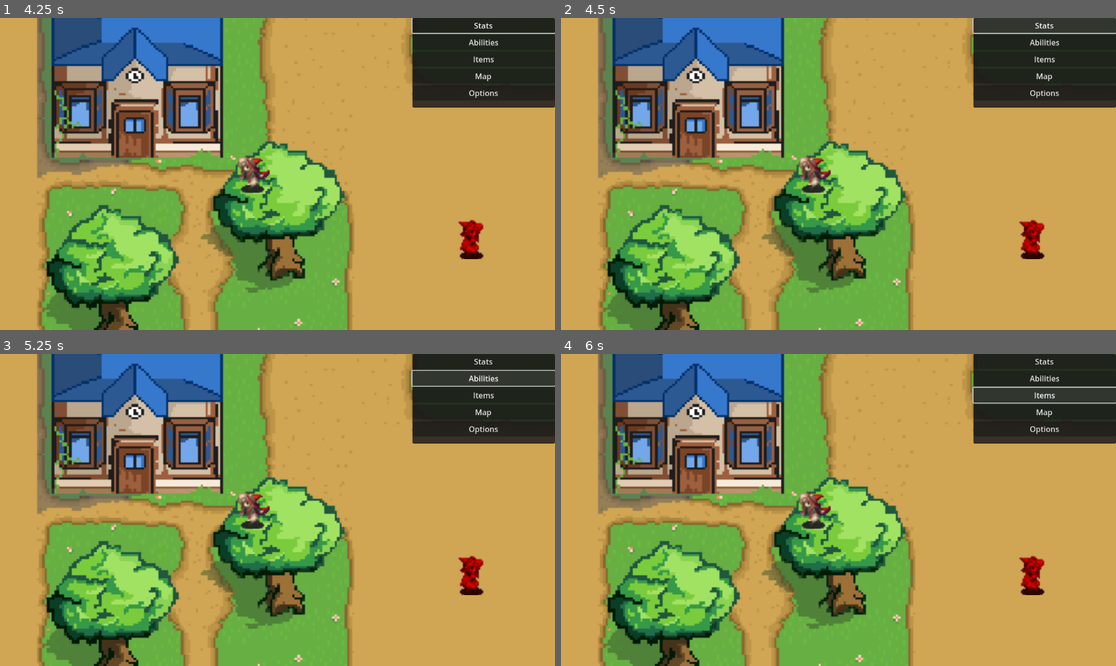
Above: before the commit, frames 1-4 (two rows, left to right).
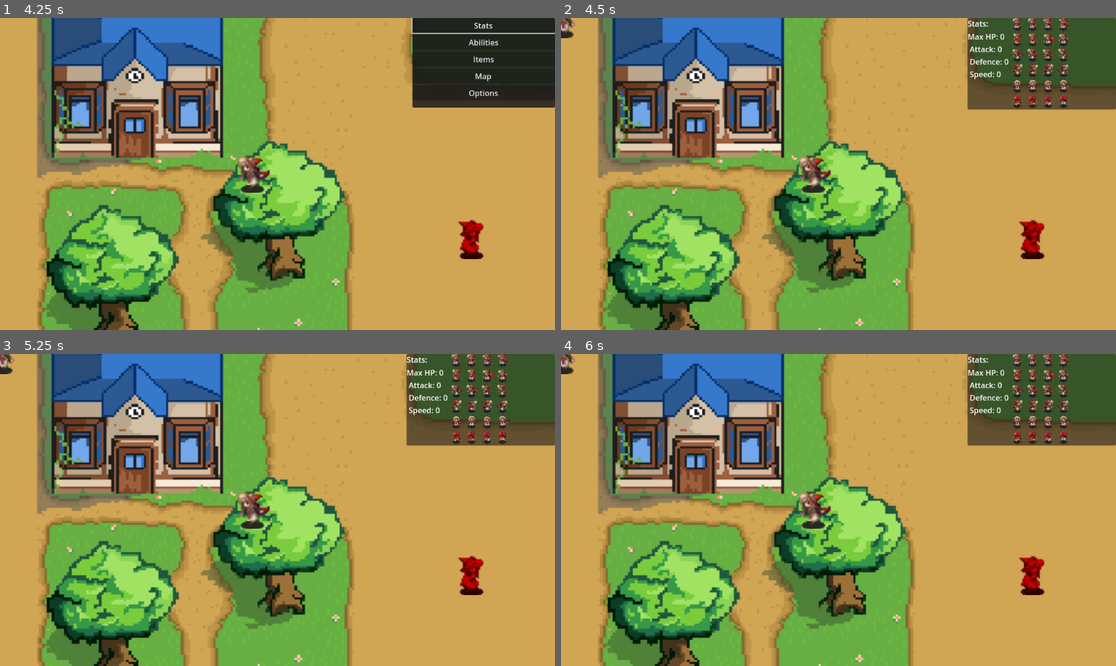
Above: after the commit, the same moments.

Repository: DrewCoding/179-Final-Project
Game: Godot game, scene res://Scenes/new_map_test.tscn
The game is run twice, just before and just after one commit, with the same random seed, the same clock (stepped at 60 frames per second) and the same inputs.
Inputs (mouse positions are in pixels of both pictures, inside the frame that each line leads up to):
- Up to frame 1 (4.25 s): hold D (right) 0.53-1.28 s; hold S (down) 1.28-2.03 s; hold D (right) 2.03-2.78 s; hold W (up) 2.78-3.53 s; hold A (left) from 3.53 s (still down); tap Shift (menu) at 4.15 s
- Up to frame 2 (4.5 s): release A (left) at 4.25 s; click "Stats" at 4.25 s
- Up to frame 3 (5.25 s): click (482, 378) at 5 s, where only the run before the commit has a clickable "Abilities"
- Up to frame 4 (6 s): click (1043, 394) at 5.75 s, where only the run before the commit has a clickable "Items"

Frame 1 is identical in both runs. In frame 2, 7.7% of the frame differs, in the area x 0-100%, y 0-30%; in frame 3, 7.8%; in frame 4, 7.8%.

Commit message:
Added Stats SubMenu
Completed Stats Submenu. Still need to add design to it, also need to fix the sprite appearance on the menu, currently it just shows all textures.

Diff:
--- a/aggiemon/Scenes/new_map_test.tscn
+++ b/aggiemon/Scenes/new_map_test.tscn
@@ -8,6 +8,7 @@
 [ext_resource type="Script" uid="uid://ckj0jl80tnfsq" path="res://Scripts/player_camera.gd" id="4_xqlrx"]
 [ext_resource type="AudioStream" uid="uid://dubded21vp07" path="res://Audio/test_music2(change_later).mp3" id="5_m3130"]
 [ext_resource type="PackedScene" uid="uid://27svtqjb0qhq" path="res://overworld_menu.tscn" id="7_n21db"]
+[ext_resource type="PackedScene" uid="uid://ctb4vis60pgh7" path="res://Scenes/stats_menu.tscn" id="9_m3130"]
 
 [sub_resource type="TileSetAtlasSource" id="TileSetAtlasSource_2mu0y"]
 texture = ExtResource("2_xqlrx")
@@ -1614,5 +1615,9 @@
 
 [node name="CanvasLayer" type="CanvasLayer" parent="OverWorld"]
 
-[node name="Overworld Menu" parent="OverWorld/CanvasLayer" instance=ExtResource("7_n21db")]
+[node name="Overworld Menu" parent="OverWorld/CanvasLayer" node_paths=PackedStringArray("stats_menu") instance=ExtResource("7_n21db")]
 visible = false
+stats_menu = NodePath("../StatsMenu")
+
+[node name="StatsMenu" parent="OverWorld/CanvasLayer" node_paths=PackedStringArray("character") instance=ExtResource("9_m3130")]
+character = NodePath("../../Player")
--- /dev/null
+++ b/aggiemon/Scenes/stats_menu.tscn
@@ -0,0 +1,48 @@
+[gd_scene load_steps=3 format=3 uid="uid://ctb4vis60pgh7"]
+
+[ext_resource type="Script" uid="uid://cpjnvj3kvftir" path="res://Scripts/stats_menu.gd" id="1_ygp7r"]
+[ext_resource type="Texture2D" uid="uid://boh216q70pv8d" path="res://Assets/sprites/sprites_sample.png" id="2_bwcy1"]
+
+[node name="StatsMenu" type="Control" node_paths=PackedStringArray("character_sprite", "stats_label", "portrait")]
+layout_mode = 3
+anchors_preset = 15
+anchor_right = 1.0
+anchor_bottom = 1.0
+grow_horizontal = 2
+grow_vertical = 2
+script = ExtResource("1_ygp7r")
+character_sprite = NodePath("Sprite2D")
+stats_label = NodePath("PanelContainer/HBoxContainer/VBoxContainer/StatsLabel")
+portrait = NodePath("PanelContainer/HBoxContainer/Sprite")
+
+[node name="PanelContainer" type="PanelContainer" parent="."]
+layout_mode = 1
+anchors_preset = 1
+anchor_left = 1.0
+anchor_right = 1.0
+offset_left = -308.0
+offset_bottom = 159.0
+grow_horizontal = 0
+
+[node name="HBoxContainer" type="HBoxContainer" parent="PanelContainer"]
+layout_mode = 2
+
+[node name="VBoxContainer" type="VBoxContainer" parent="PanelContainer/HBoxContainer"]
+layout_mode = 2
+
+[node name="TitleLabel" type="Label" parent="PanelContainer/HBoxContainer/VBoxContainer"]
+layout_mode = 2
+text = "Stats:"
+
+[node name="StatsLabel" type="Label" parent="PanelContainer/HBoxContainer/VBoxContainer"]
+layout_mode = 2
+
+[node name="Sprite" type="TextureRect" parent="PanelContainer/HBoxContainer"]
+layout_mode = 2
+
+[node name="Sprite2D" type="Sprite2D" parent="."]
+scale = Vector2(3, 3.081)
+texture = ExtResource("2_bwcy1")
+flip_h = true
+region_enabled = true
+region_rect = Rect2(64.944, 30.23, 25.161, 27.053)
--- a/aggiemon/Scripts/pause_menu.gd
+++ b/aggiemon/Scripts/pause_menu.gd
@@ -2,6 +2,8 @@
 
 var is_open: bool = false
 @export var default_button: Button
+@export var stats_menu: Control
+
 
 func _ready() -> void:
 	visible = false
@@ -25,3 +27,12 @@
 	visible = false
 	is_open = false
 	get_tree().paused = false
+
+
+
+func _on_stats_button_pressed() -> void:
+	print("Stats Button Pressed")
+	if stats_menu:
+		stats_menu.open()
+		visible = false
+		is_open = false
--- /dev/null
+++ b/aggiemon/Scripts/stats_menu.gd
@@ -0,0 +1,39 @@
+extends Control
+
+@export var character: Node
+@export var character_sprite: Sprite2D
+
+
+@export var stats_label: Label
+@export var portrait: TextureRect
+@export var overworld_menu: PanelContainer
+func _ready() -> void:
+	visible = false
+	process_mode = Node.PROCESS_MODE_ALWAYS
+
+func open() -> void:
+	visible = true
+	update_stats()
+
+func close() -> void:
+	visible = false
+	if overworld_menu:
+		overworld_menu.visible = true
+		overworld_menu.is_open = true
+		if overworld_menu.default_button:
+			overworld_menu.default_button.grab_focus()
+
+func update_stats() -> void:
+	if character and character.has_method("get_stat_info"):
+		stats_label.text = character.get_stat_info()
+
+	if character_sprite:
+		portrait.texture = character_sprite.texture
+
+func _unhandled_input(event: InputEvent) -> void:
+	if not visible:
+		return
+
+	if event.is_action_pressed("ui_cancel") or event.is_action_pressed("menu"):
+		close()
+		get_viewport().set_input_as_handled()
--- a/aggiemon/overworld_menu.tscn
+++ b/aggiemon/overworld_menu.tscn
@@ -45,3 +45,5 @@
 layout_mode = 2
 text = "Options
 "
+
+[connection signal="pressed" from="PanelContainer/VBoxContainer/StatsButton" to="." method="_on_stats_button_pressed"]
Not shown: 1 places in aggiemon/Scenes/new_map_test.tscn that only renumber resources
Not shown, added: aggiemon/Scripts/stats_menu.gd.uid
